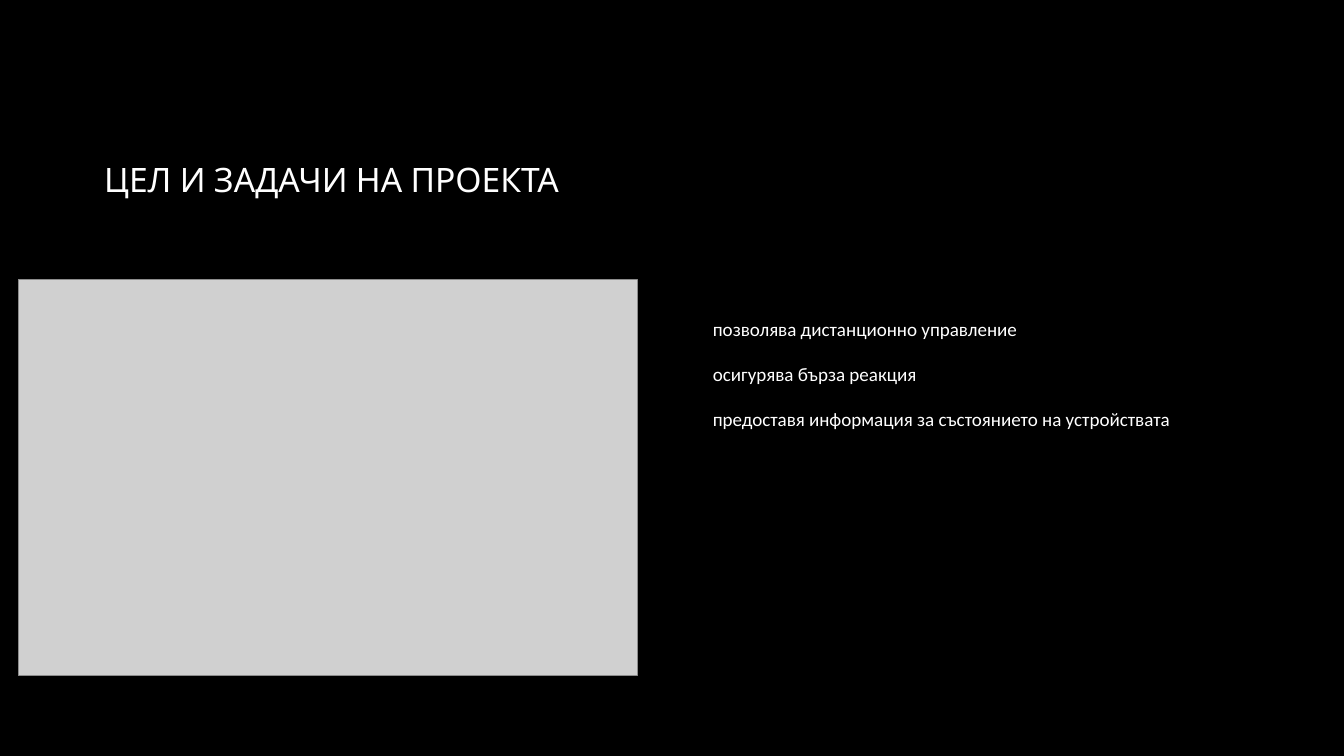
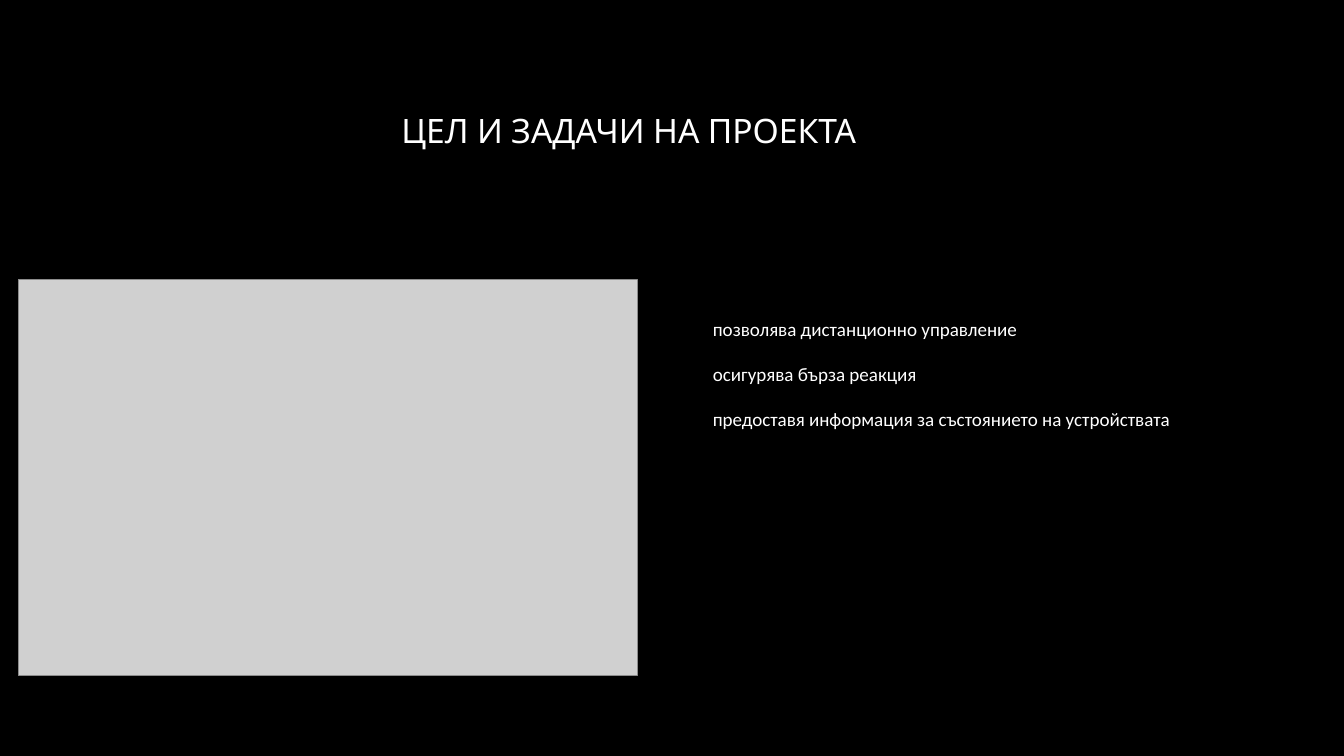
Before and after one commit to pgee-dzi2024/ThemeSP_2603, a slide deck: slide 3 of DR/Защита.pptx. Drawn at 1344x756 pixels with LibreOffice and Linux fonts; fonts in the diff are those of the drawing; grey boxes stand for pictures; background and template pictures are left out. Boxes give left, top, right and bottom in pixels: in the first picture for what was removed or moved away, otherwise in the second. Text is boxed around its words. In the diff, an @@ line names an element or a change of style, - is before the commit and + after.

Commit message:
проект

```diff
--- a/DR/Защита.pptx
+++ b/DR/Защита.pptx
@@ title "ЦЕЛ И ЗАДАЧИ НА ПРОЕКТА": place and size @@
-title "ЦЕЛ И ЗАДАЧИ НА ПРОЕКТА" at box(104, 167, 559, 199)
+title "ЦЕЛ И ЗАДАЧИ НА ПРОЕКТА" at box(401, 118, 856, 150)
@@ title "ЦЕЛ И ЗАДАЧИ НА ПРОЕКТА" at box(401, 118, 856, 150): alignment left to centre @@
```
Also in this commit, not shown: 6 other slides changed, 1 slide added, 1 slide removed, 1 other file.
